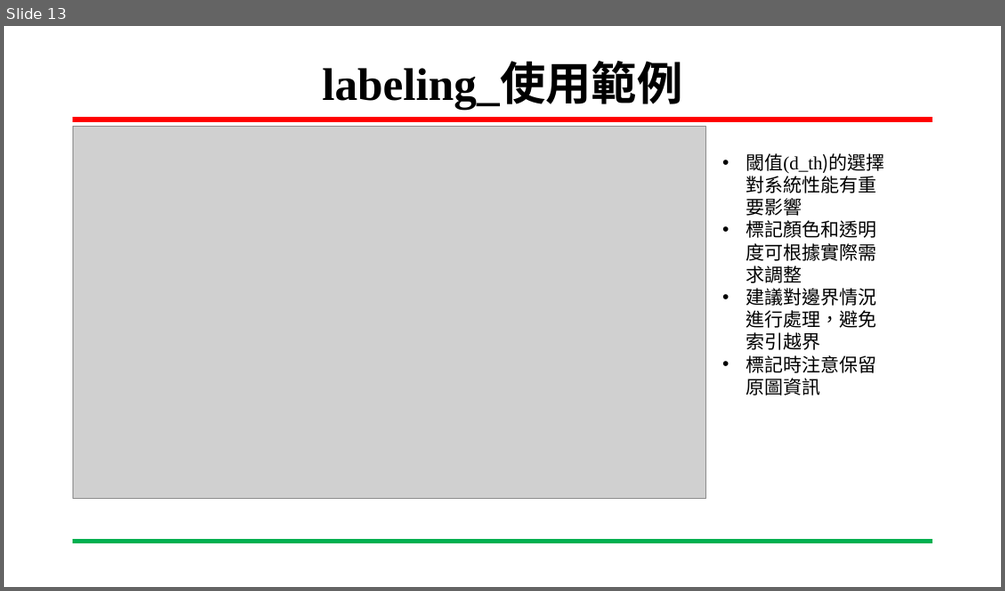
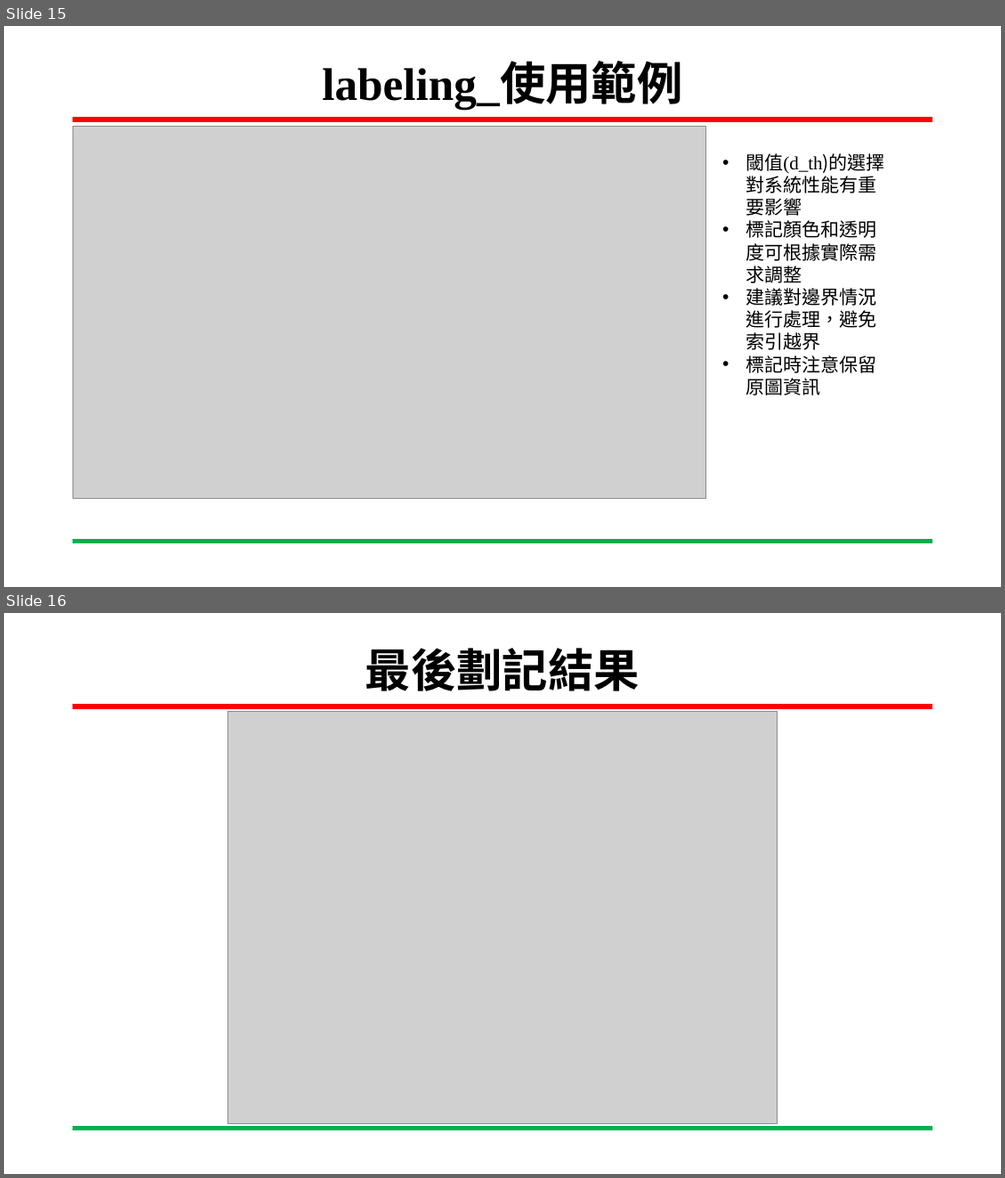
Before and after one commit to yihong92/nkust_Embedded_system, a slide deck: HW2/API.pptx. Shown one above the other, each under a label of ours: slide 13 before the commit, slides 15 and 16 after it. The pictures are 1005x591 and 1005x1178 pixels, drawn with LibreOffice and Linux fonts; fonts in the diff are those of the drawing; grey boxes stand for pictures; background and template pictures are left out. Boxes give left, top, right and bottom in pixels: in the first picture for what was removed or moved away, otherwise in the second. Text is boxed around its words. In the diff, an @@ line names an element or a change of style, - is before the commit and + after.

```diff
--- a/HW2/API.pptx
+++ b/HW2/API.pptx
@@ slide 16 added at [4, 613, 1001, 1174], background #FFFFFF; not listed: 2 template elements that a slide beside it also shows @@
@@ title added at [365, 648, 639, 691], 44 pt, text #000000, bold @@
+最後劃記結果
@@ picture added at [227, 711, 777, 1123] @@
@@ what was slide 13 is now slide 15 @@
```
Also in this commit, not shown: 2 other slides added.
